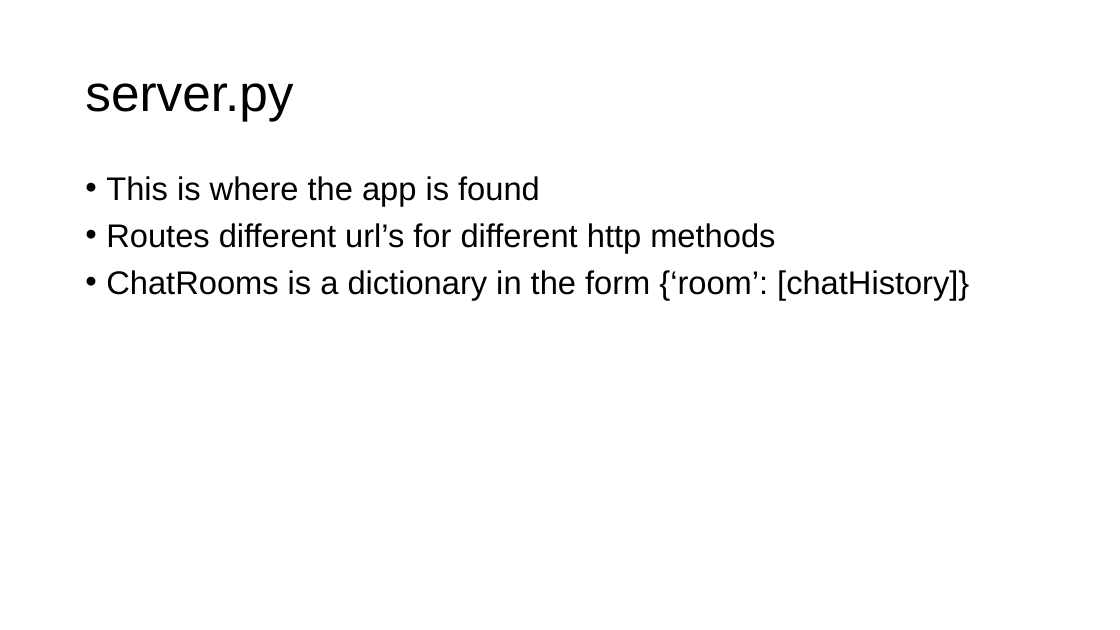
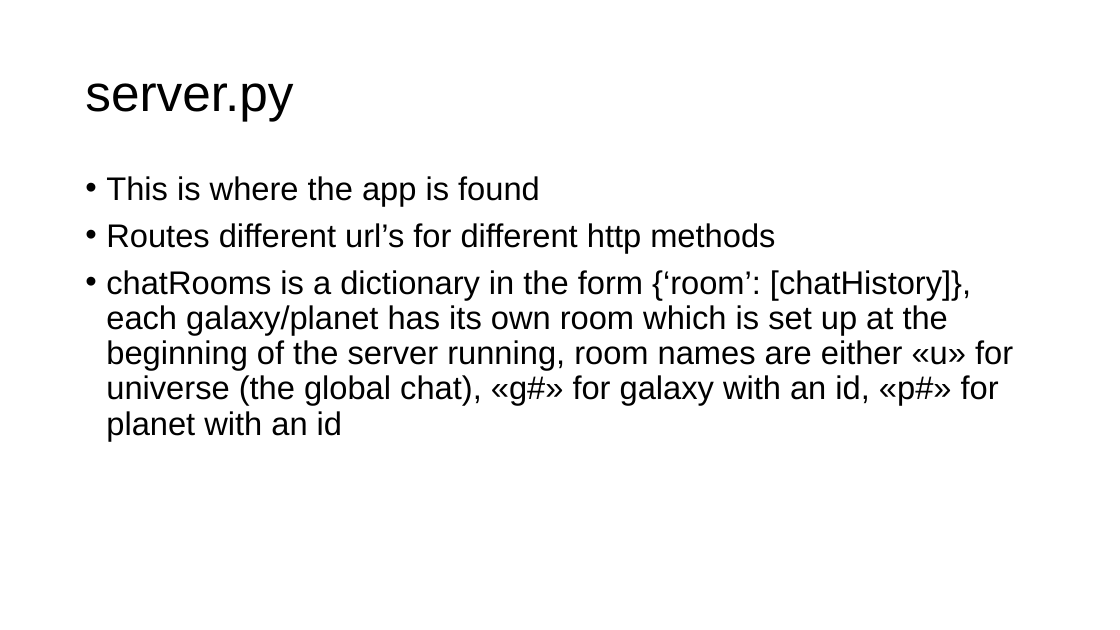
Before and after one commit to gmfk07/iu2018-backend, a slide deck: slide 7 of iu-spec-backend.pptx. Drawn at 1120x630 pixels with LibreOffice and Linux fonts; fonts in the diff are those of the drawing. Boxes give left, top, right and bottom in pixels: in the first picture for what was removed or moved away, otherwise in the second. Text is boxed around its words. In the diff, an @@ line names an element or a change of style, - is before the commit and + after.

```diff
--- a/iu-spec-backend.pptx
+++ b/iu-spec-backend.pptx
@@ text at bbox=[106, 270, 1013, 441]: text changed @@
-• ChatRooms is a dictionary in the form {‘room’: [chatHistory]}
+• chatRooms is a dictionary in the form {‘room’: [chatHistory]}, each galaxy/planet has its own room which is set up at the beginning of the server running, room names are either «u» for universe (the global chat), «g#» for galaxy with an id, «p#» for planet with an id
```
Also in this commit, not shown: 4 other slides changed, 4 other files.
